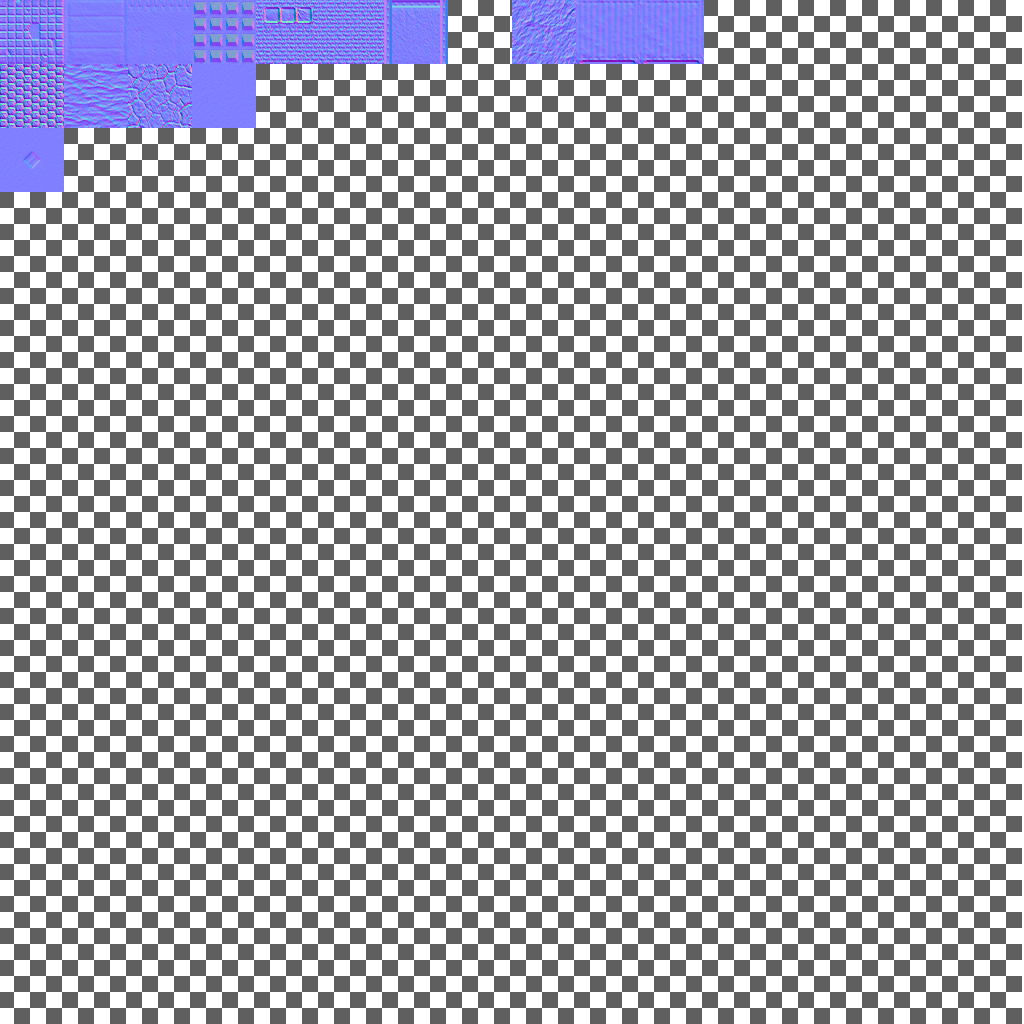
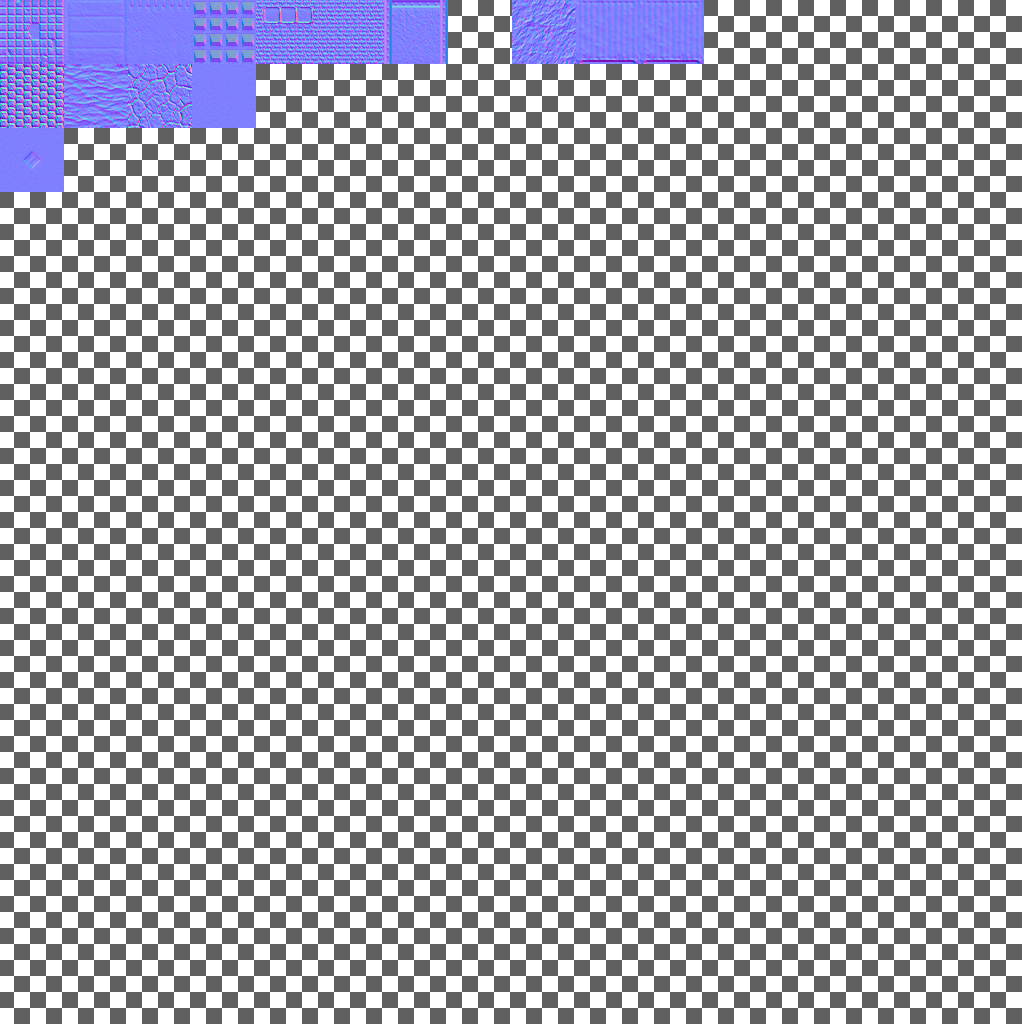
Layer changes from the first 1024x1024 image to the second:
painted on "brickw64" over (265, 8, 311, 22)
